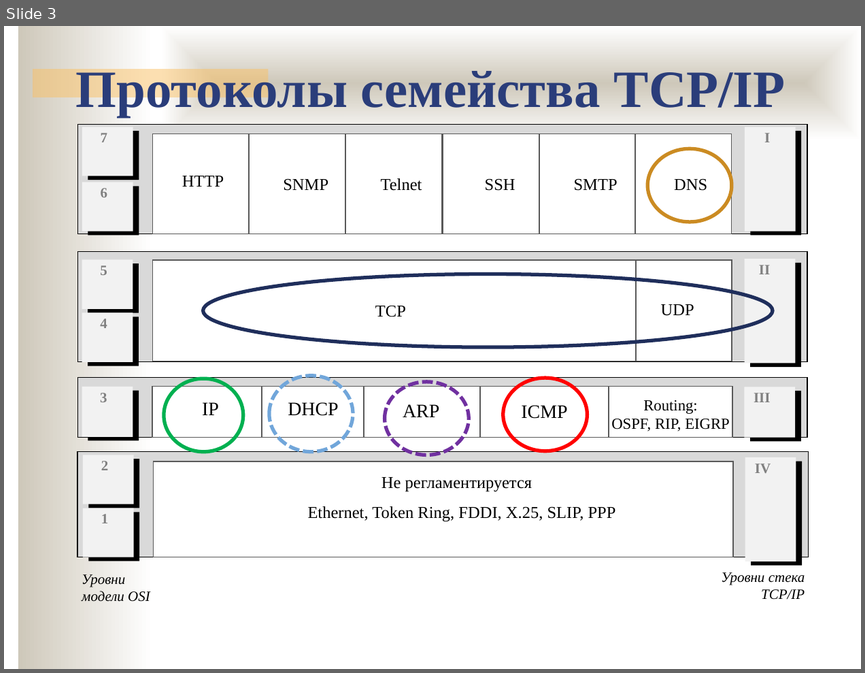
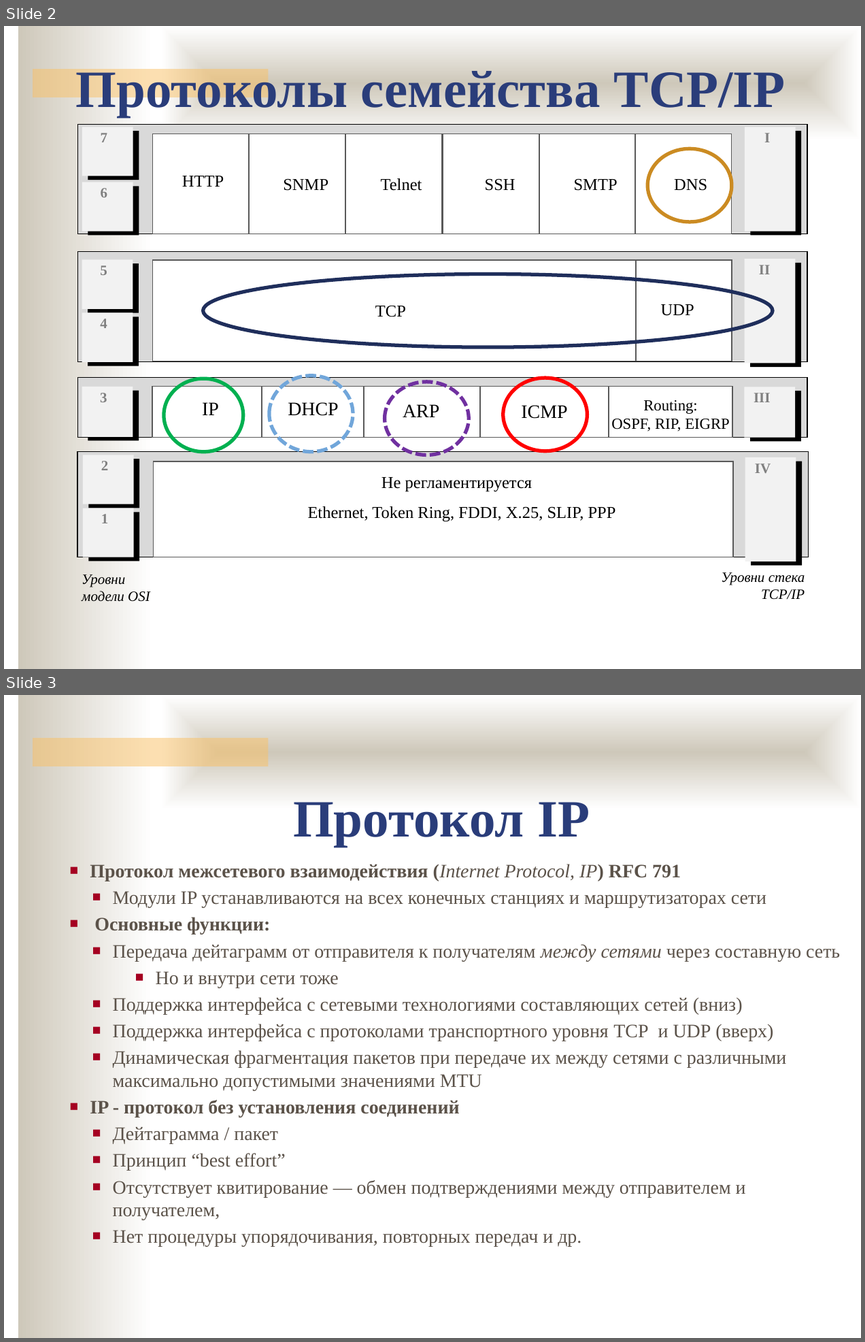
Before and after one commit to ukoloff/nets, a slide deck: lecture/11.pptx. Shown one above the other, each under a label of ours: slide 3 before the commit, slides 2 and 3 after it. The pictures are 865x673 and 865x1342 pixels, drawn with LibreOffice and Linux fonts; fonts in the diff are those of the drawing; background and template pictures are left out. Boxes give left, top, right and bottom in pixels: in the first picture for what was removed or moved away, otherwise in the second. Text is boxed around its words. In the diff, an @@ line names an element or a change of style, - is before the commit and + after.

```diff
--- a/lecture/11.pptx
+++ b/lecture/11.pptx
@@ slide 3 added at (4, 695, 861, 1338), background #FFFFFF; not listed: 3 template elements that a slide beside it also shows @@
@@ text added at (293, 802, 589, 847), 44 pt, text #2A3D7A, bold @@
+Протокол IP
@@ text added at (90, 864, 840, 1246), 16 pt, text #5B5249 @@
+■ Протокол межсетевого взаимодействия (Internet Protocol, IP) RFC 791
+  ■ Модули IP устанавливаются на всех конечных станциях и маршрутизаторах сети
+■ Основные функции:
+  ■ Передача дейтаграмм от отправителя к получателям между сетями через составную сеть
+    ■ Но и внутри сети тоже
+  ■ Поддержка интерфейса с сетевыми технологиями составляющих сетей (вниз)
+  ■ Поддержка интерфейса с протоколами транспортного уровня TCP и UDP (вверх)
+  ■ Динамическая фрагментация пакетов при передаче их между сетями с различными максимально допустимыми значениями MTU
+■ IP - протокол без установления соединений
+  ■ Дейтаграмма / пакет
+  ■ Принцип “best effort”
+  ■ Отсутствует квитирование — обмен подтверждениями между отправителем и получателем,
+  ■ Нет процедуры упорядочивания, повторных передач и др.
@@ what was slide 3 is now slide 2 @@
```
Also in this commit, not shown: 1 slide changed, 6 other slides added.
